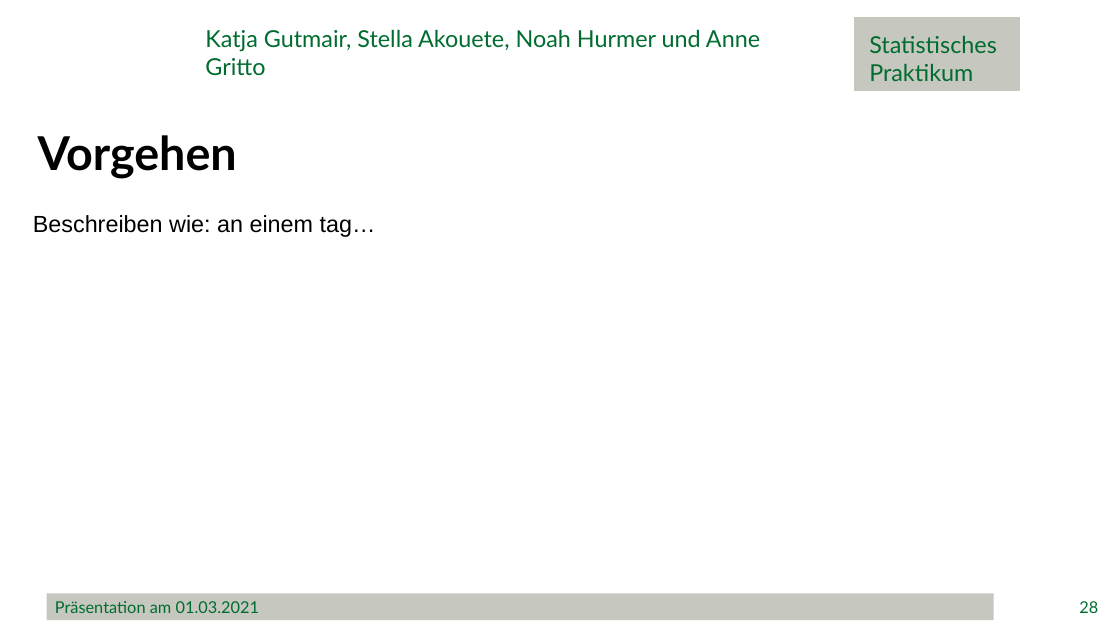
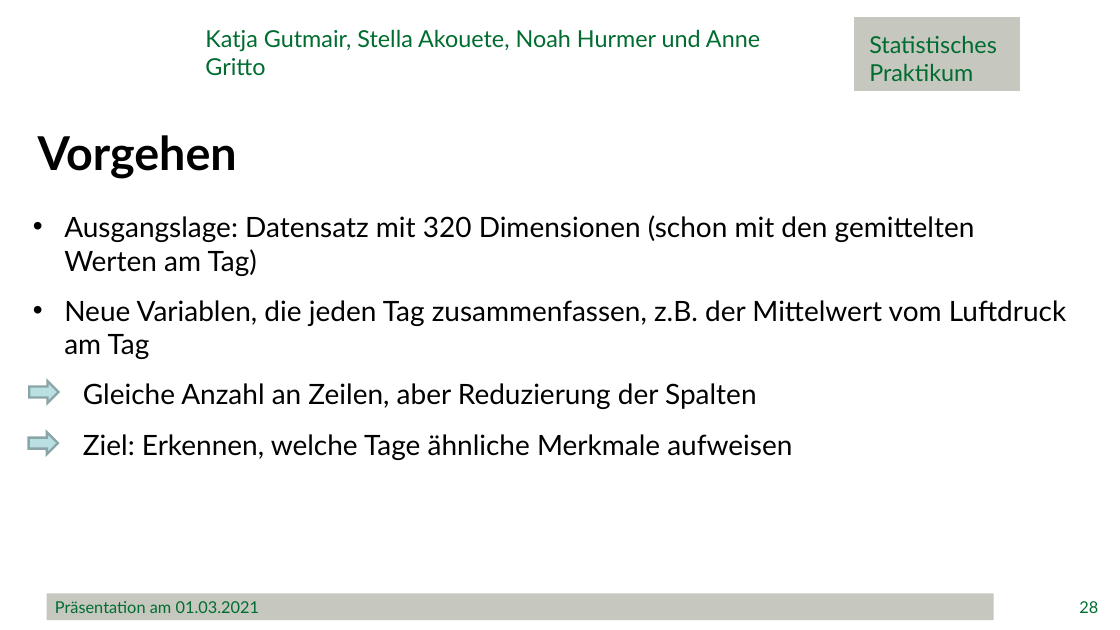
Before and after one commit to minimops/weatherFrog, a slide deck: slide 28 of documentation/ppt/Präsentation.pptx. Drawn at 1120x630 pixels with LibreOffice and Linux fonts; fonts in the diff are those of the drawing; background and template pictures are left out. Boxes give left, top, right and bottom in pixels: in the first picture for what was removed or moved away, otherwise in the second. Text is boxed around its words. In the diff, an @@ line names an element or a change of style, - is before the commit and + after.

```diff
--- a/documentation/ppt/Präsentation.pptx
+++ b/documentation/ppt/Präsentation.pptx
@@ text at <box>64,215,1066,460</box>: text changed; size 20 to 24 pt; font Arial to Lato @@
-Beschreiben wie: an einem tag…
+• Ausgangslage: Datensatz mit 320 Dimensionen (schon mit den gemittelten Werten am Tag)
+• Neue Variablen, die jeden Tag zusammenfassen, z.B. der Mittelwert vom Luftdruck am Tag
+Gleiche Anzahl an Zeilen, aber Reduzierung der Spalten
+Ziel: Erkennen, welche Tage ähnliche Merkmale aufweisen
@@ right arrow added at <box>29,381,59,403</box>, fill #BBE0E3, outline #8AA6A8 2 pt @@
@@ right arrow added at <box>29,432,58,454</box>, fill #BBE0E3, outline #8AA6A8 2 pt @@
```
Also in this commit, not shown: 3 other slides changed, 4 slides added, 1 slide removed, 1 other file.
